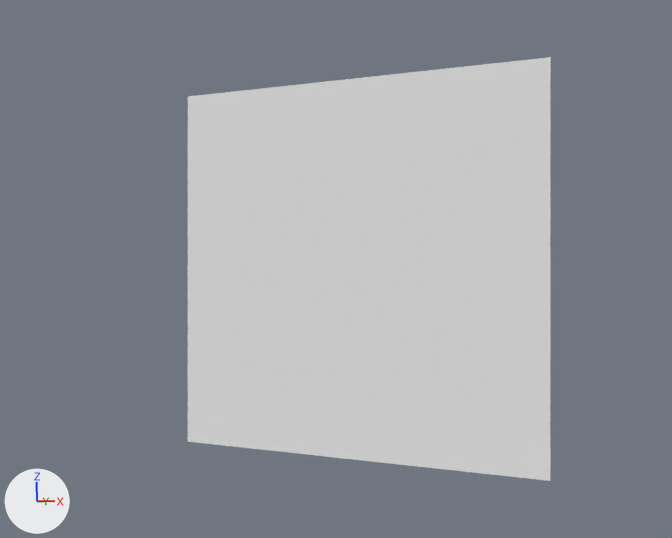
Two versions of the Blender file Models/projector.blend, one commit apart.
One viewpoint serves both versions: the file's camera 'Camera'. Lighting does not change. The marker at lower left points along +X, +Y and +Z.
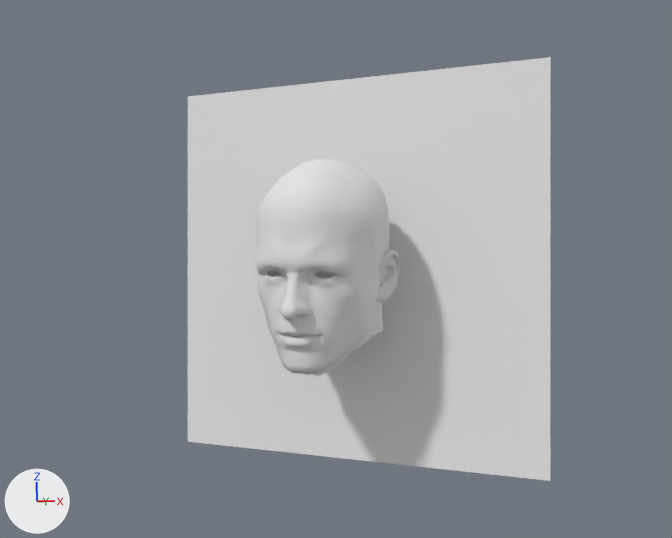
Commit message: [ENH] Add a 3D model of an head for simulation purpose

Pixel boxes [x1, y1, x2, y2] of what changed, in the pictures (672 x 538 px):
'Mesh.002', added
    after: [256, 159, 400, 377]

Edits to the bpy script that builds the scene:
```text
Add mat_head:
    mat_head = diffuse_material('Head')
    mat_head.base_color = (0.794, 0.794, 0.794)  # white #e6e6e6
Add me_head_head_head:
    me_head_head_head.from_pydata(...)  # 2076 vertices, 4072 faces; spans x -0.156..0.156, y -0.183..0.183, z -0.229..0.229
    me_head_head_head.polygons.foreach_set('use_smooth', [True] * 4072)
    me_head_head_head.materials.append(mat_head)  # white #e6e6e6
Add ob_mesh_002:
    ob_mesh_002 = bpy.data.objects.new('Mesh.002', me_head_head_head)
    ob_mesh_002.location = (0.0, 1.081, 1.515)
    ob_mesh_002.scale = (2.21, 2.21, 2.21)
```
